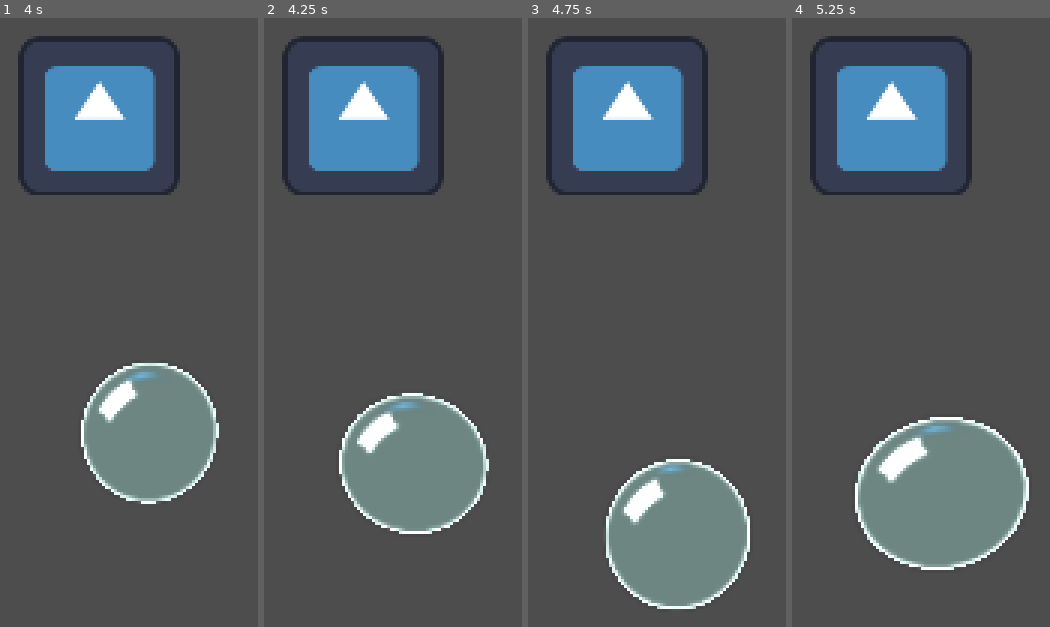
Above: before the commit, frames 1-4 (left to right).
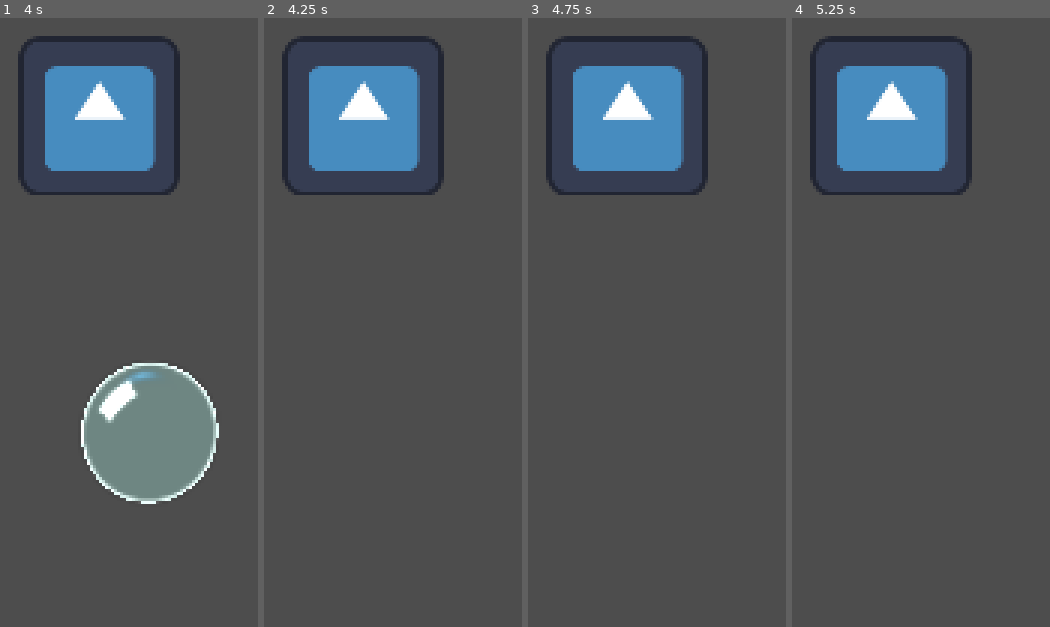
Above: after the commit, the same moments.

Repository: cesarizu/ggj-2025-bubbles
Game: Godot game, scene res://game/bubble/bubble_test.tscn
The game is run twice, just before and just after one commit, with the same random seed, the same clock (stepped at 60 frames per second) and the same inputs. The project has no main scene, so this scene is started directly. The engine's default icon, where the game draws it, is replaced by a stand-in: a white triangle on a blue panel in a dark square.
Inputs:
- Up to frame 1 (4 s): tap Enter at 0.5 s; hold Up 0.53-2.03 s; tap Backspace every 0.75 s from 0.6 to 3.6 s; tap Space at 0.77, 1.52, 3.02, 3.77 s; hold Down from 2.03 s (still down)
- Up to frame 2 (4.25 s): keep holding Down; tap Escape at 4.15 s
- Up to frame 3 (4.75 s): release Down at 4.28 s; hold Up from 4.28 s (still down); tap Backspace at 4.35 s; tap Space at 4.52 s
- Up to frame 4 (5.25 s): keep holding Up; tap Backspace at 5.1 s

Frame 1 is identical in both runs. In frame 2, 10% of the frame differs, in the area x 29-88%, y 61-85%; in frame 3, 11%; in frame 4, 13%, in the area x 24-92%, y 65-91%.

Commit message:
Fix bubble pop

Diff:
--- a/game/bubble/bubble.gd
+++ b/game/bubble/bubble.gd
@@ -8,7 +8,8 @@
 @onready var circle_shape_2d: CircleShape2D = %CollisionShape2D.shape
 @onready var gpu_particles_2d: GPUParticles2D = %GPUParticles2D
 
-var _original_scale: Vector2
+var _original_sprite_scale: Vector2
+var _original_particles_scale: Vector2
 var _original_radius: float
 
 var bubble_scale := 1.0:
@@ -21,7 +22,8 @@
 
 
 func _ready() -> void:
-	_original_scale = sprite_2d.scale
+	_original_sprite_scale = sprite_2d.scale
+	_original_particles_scale = gpu_particles_2d.scale
 	_original_radius = circle_shape_2d.radius
 
 
@@ -39,7 +41,7 @@
 
 func pop() -> void:
 	gpu_particles_2d.emitting = true
-	sprite_2d.self_modulate.a = 0
+	sprite_2d.hide()
 
 
 func scale_bubble(factor: float) -> void:
@@ -57,7 +59,7 @@
 		var tween1 := create_tween()
 		var tween2 := create_tween()
 
-		var scale := Vector2.ONE * _original_scale * bubble_scale
+		var scale := Vector2.ONE * _original_sprite_scale * bubble_scale
 		var factor := 0.2 / (a + 1)
 
 		tween1.tween_property(sprite_2d, "skew", rand_dir * factor / 2, speed)
@@ -80,7 +82,8 @@
 
 
 func _update_size() -> void:
-	sprite_2d.scale = _original_scale * bubble_scale
+	sprite_2d.scale = _original_sprite_scale * bubble_scale
+	gpu_particles_2d.scale = _original_particles_scale * bubble_scale
 	circle_shape_2d.radius = _original_radius * bubble_scale
 
 
--- a/game/bubble/bubble.tscn
+++ b/game/bubble/bubble.tscn
@@ -71,9 +71,9 @@
 scale = Vector2(0.2, 0.2)
 texture = ExtResource("2_6q6au")
 
-[node name="GPUParticles2D" type="GPUParticles2D" parent="Sprite2D"]
+[node name="GPUParticles2D" type="GPUParticles2D" parent="."]
 unique_name_in_owner = true
-scale = Vector2(5, 5)
+position = Vector2(19, 4)
 emitting = false
 amount = 100
 process_material = SubResource("ParticleProcessMaterial_h7p6r")
